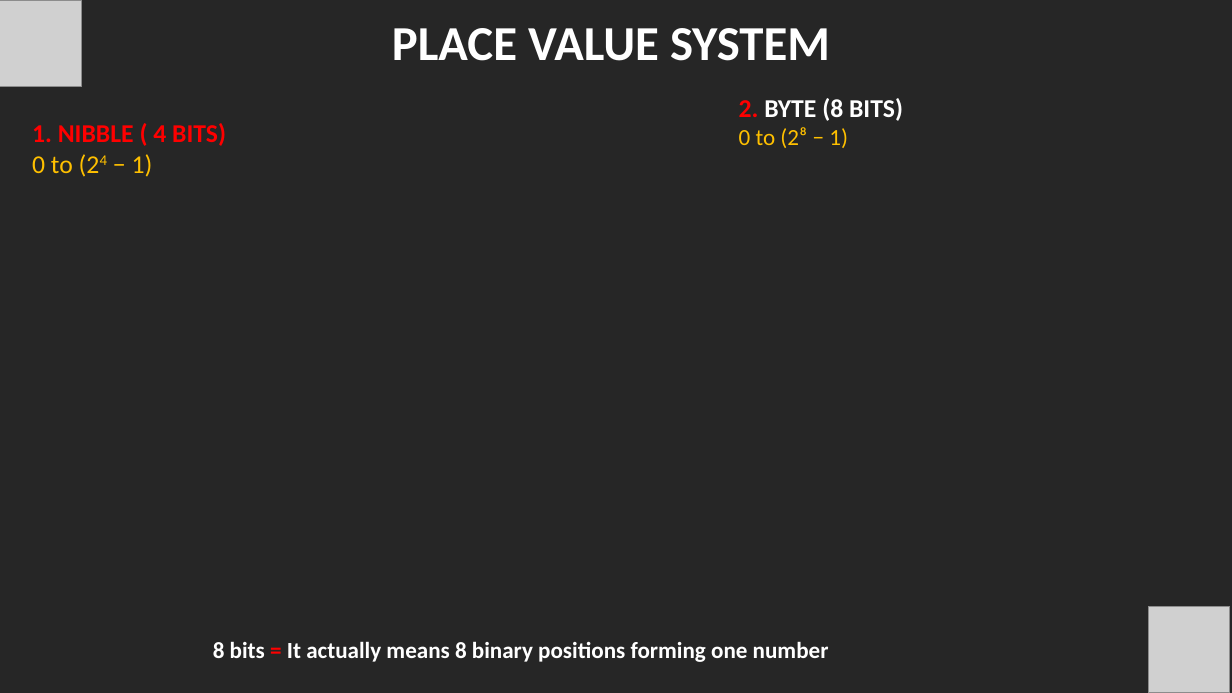
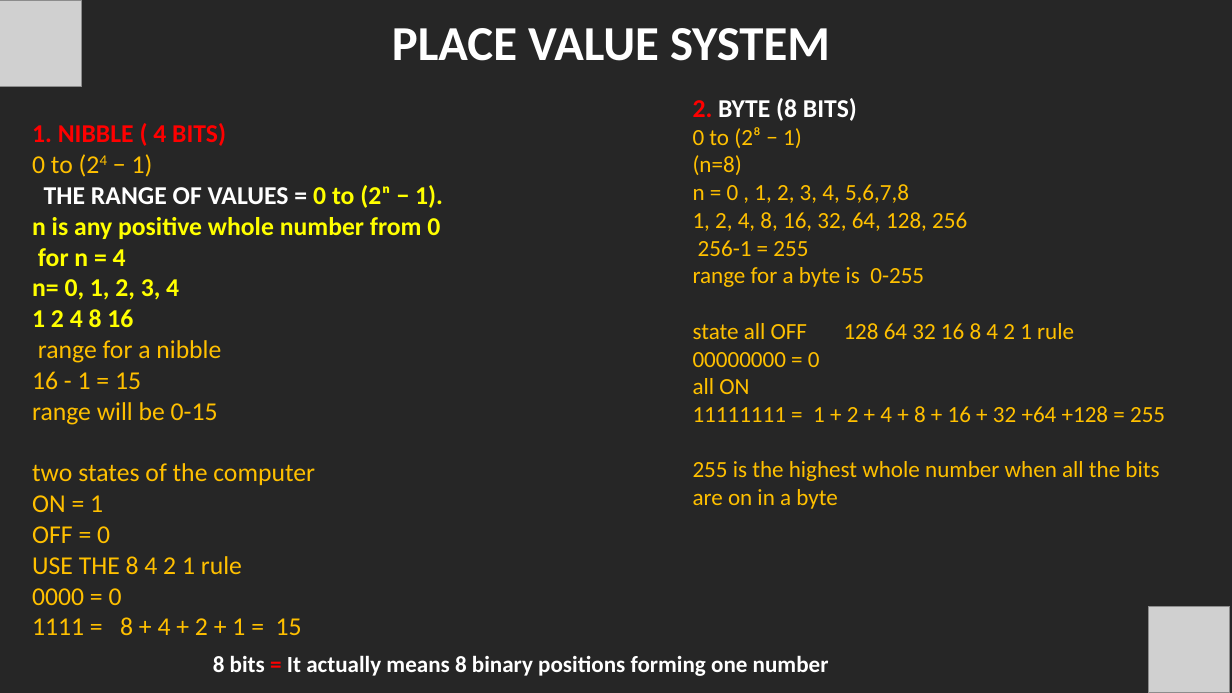
Before and after one commit to Evodia123/database-forensics-portfolio, a slide deck: slide 3 of DATABASE FORENSICS DAY 7 OF 30.pptx. Drawn at 1232x693 pixels with LibreOffice and Linux fonts; fonts in the diff are those of the drawing; grey boxes stand for pictures. Boxes give left, top, right and bottom in pixels: in the first picture for what was removed or moved away, otherwise in the second. Text is boxed around its words. In the diff, an @@ line names an element or a change of style, - is before the commit and + after.

```diff
--- a/DATABASE FORENSICS DAY 7 OF 30.pptx
+++ b/DATABASE FORENSICS DAY 7 OF 30.pptx
@@ text "2. BYTE (8 BITS)": place and size @@
-text "2. BYTE (8 BITS)" at <box>739,98,903,148</box>
+text "2. BYTE (8 BITS)" at <box>693,98,1165,509</box>
@@ text at <box>693,155,1165,509</box>: paragraphs added @@
+(n=8)
+n = 0 , 1, 2, 3, 4, 5,6,7,8
+1, 2, 4, 8, 16, 32, 64, 128, 256
+256-1 = 255
+range for a byte is 0-255
+state all OFF 128 64 32 16 8 4 2 1 rule
+00000000 = 0
+all ON
+11111111 = 1 + 2 + 4 + 8 + 16 + 32 +64 +128 = 255
+255 is the highest whole number when all the bits are on in a byte
@@ text at <box>32,185,443,635</box>: paragraphs added @@
+THE RANGE OF VALUES = 0 to (2ⁿ − 1).
+n is any positive whole number from 0
+for n = 4
+n= 0, 1, 2, 3, 4
+1 2 4 8 16
+range for a nibble
+16 - 1 = 15
+range will be 0-15
+two states of the computer
+ON = 1
+OFF = 0
+USE THE 8 4 2 1 rule
+0000 = 0
+1111 = 8 + 4 + 2 + 1 = 15
@@ text "8 bits = It actually ...": place and size @@
-text "8 bits = It actually ..." at <box>213,641,829,662</box>
+text "8 bits = It actually ..." at <box>213,655,829,676</box>
```
Also in this commit, not shown: 1 other slide changed, 1 other file.
